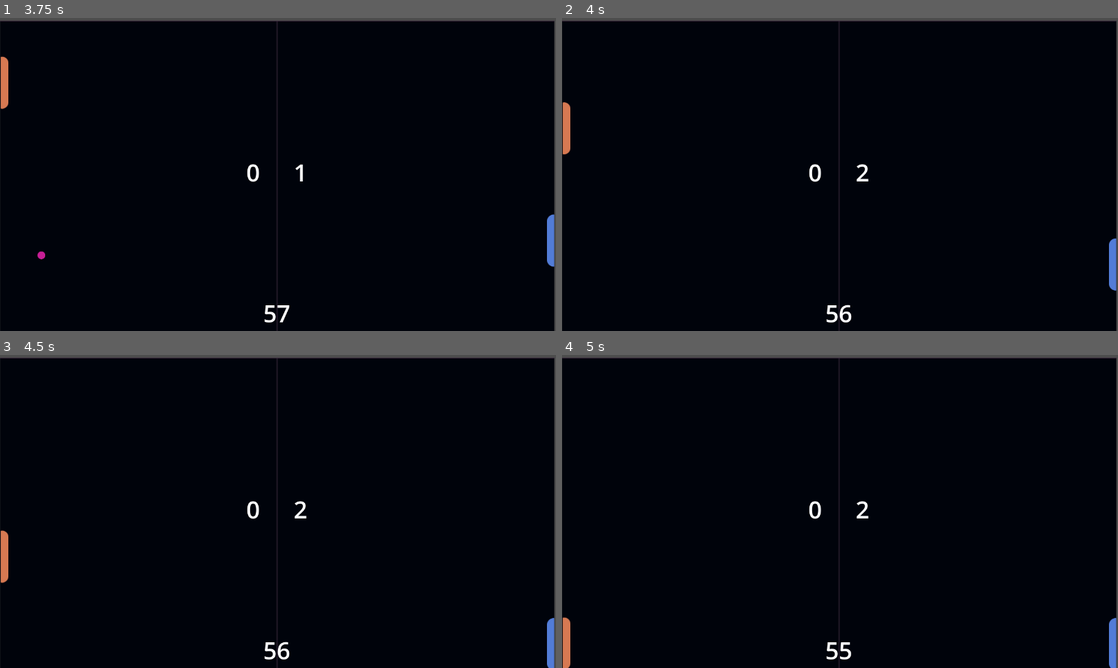
Above: before the commit, frames 1-4 (two rows, left to right).
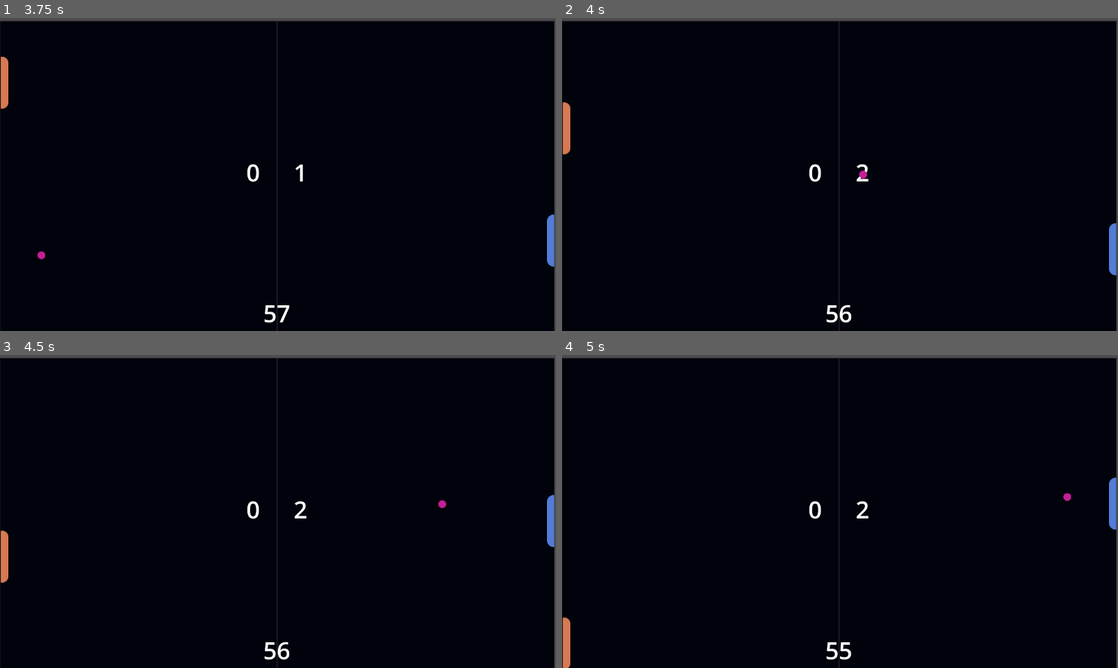
Above: after the commit, the same moments.

Repository: MarcelloLins/GamesWithATwist-Pong
Game: Godot game, scene res://game.tscn
Two runs of this game, one before a commit and one after it. Both use one fixed random seed, a clock stepped at 60 frames per second and the inputs below.
Inputs:
- Up to frame 1 (3.75 s): hold W (UP) 0.53-1.28 s; hold S (DOWN) 1.28-2.03 s; hold W (UP) 2.03-3.53 s; hold S (DOWN) from 3.53 s (still down)
- Up to frame 2 (4 s): keep holding S (DOWN)
- Up to frame 3 (4.5 s): keep holding S (DOWN)
- Up to frame 4 (5 s): keep holding S (DOWN)

Frame 1 is identical in both runs. In frame 2, 0.2% of the frame differs, in the area x 53-100%, y 48-88%; in frame 3, 0.5%; in frame 4, 0.5%, in the area x 90-100%, y 39-100%.

Commit message:
Fixed ball collision bug

Diff:
--- a/ball_handler.gd
+++ b/ball_handler.gd
@@ -14,8 +14,7 @@
 
 func _on_scored(ball: Node2D):
 	# ignores nodes that aren't the ball (in case two collision areas merge and result in the player paddle being received here)
-	if ball.name != "Ball":
-		# TODO: Fix this later
+	if !ball.is_in_group("balls"):
 		return
 
 	ball.queue_free()
